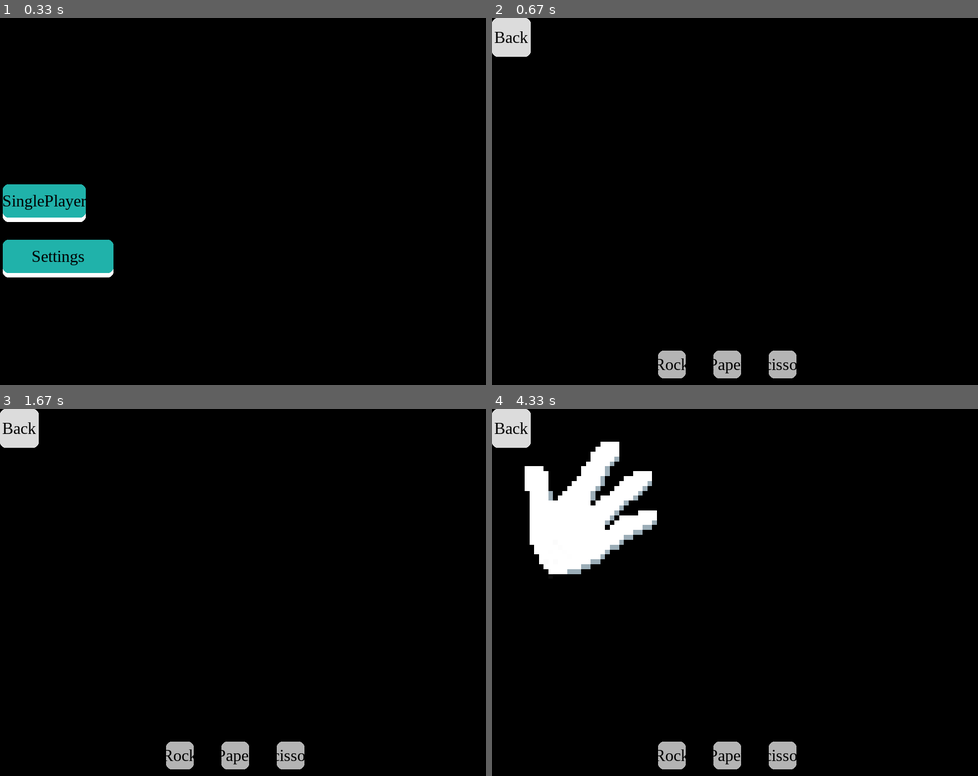
Above: before the commit, frames 1-4 (two rows, left to right).
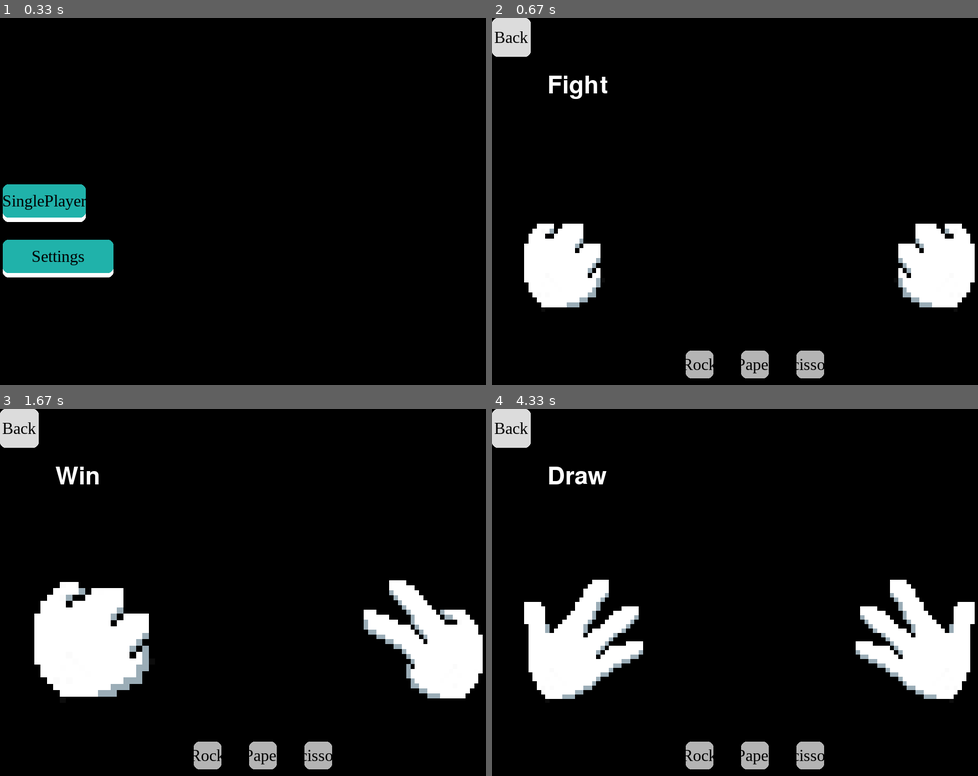
Above: after the commit, the same moments.

Repository: daoduylam2008/RockPaperScissoPygame
Game: pygame game, started from test1.py
Same seed, same stepped clock (60 frames per second), same inputs: the game is played once before the commit and once after it.
Inputs (mouse positions are in pixels of both pictures, inside the frame that each line leads up to):
- Up to frame 1 (0.33 s): no input
- Up to frame 2 (0.67 s): press the mouse at (535, 201) at 0.37 s; move the mouse to (628, 153) at 0.47 s; release the mouse at (720, 106) at 0.6 s
- Up to frame 3 (1.67 s): press the mouse at (208, 753) at 0.7 s; move the mouse to (140, 735) at 0.8 s; release the mouse at (72, 713) at 0.93 s; press the mouse at (19, 427) at 1.03 s; move the mouse to (228, 566) at 1.13 s; release the mouse at (437, 702) at 1.27 s; press the mouse at (43, 592) at 1.37 s; move the mouse to (92, 658) at 1.47 s; release the mouse at (140, 724) at 1.6 s
- Up to frame 4 (4.33 s): click "Paper" at 1.72 s; press the mouse at (511, 427) at 2.03 s; move the mouse to (720, 442) at 2.13 s; release the mouse at (924, 456) at 2.27 s; press the mouse at (535, 592) at 2.37 s; move the mouse to (628, 526) at 2.47 s; release the mouse at (720, 456) at 2.6 s; press the mouse at (511, 427) at 2.7 s; move the mouse to (603, 533) at 2.8 s; release the mouse at (696, 640) at 2.93 s; press the mouse at (535, 592) at 3.03 s; move the mouse to (564, 530) at 3.13 s; release the mouse at (589, 467) at 3.27 s; click "Scissors" at 3.38 s; press the mouse at (807, 753) at 3.7 s; move the mouse to (783, 750) at 3.8 s; release the mouse at (754, 742) at 3.93 s

Frame 1 is identical in both runs. In frame 2, 8.5% of the frame differs, in the area x 6-100%, y 15-99%; in frame 3, 13%; in frame 4, 17%, in the area x 6-100%, y 8-99%.

Commit message:
update gameplay singleplayer

Diff:
--- a/test1.py
+++ b/test1.py
@@ -12,7 +12,9 @@
 import sys
 import uix
 import os
+import random
 #Color
+
 
 # Authorize information, gmail
 __author1__ = "daoduylam2020@gmail.com"  # DAO DUY LAM
@@ -47,9 +49,9 @@
         self.width = width
         self.height = height
 
-        self.button_rock = uix.Button(surface,(300,600,50,50),'Rock',(180,180,180),(120,120,120))
-        self.button_paper = uix.Button(surface,(400,600,50,50),'Paper',(180,180,180),(120,120,120))
-        self.button_scissors = uix.Button(surface,(500,600,50,50),'Scissors',(180,180,180),(120,120,120))
+        self.button_rock = uix.Button(surface,(350,600,50,50),'Rock',(180,180,180),(120,120,120))
+        self.button_paper = uix.Button(surface,(450,600,50,50),'Paper',(180,180,180),(120,120,120))
+        self.button_scissors = uix.Button(surface,(550,600,50,50),'Scissors',(180,180,180),(120,120,120))
         self.button_back = uix.Button(surface,(0,0,70,70),'Back',(220,220,220),(95,95,95))
 
 
@@ -95,8 +97,9 @@
             'Paper': False,
             'Scissors': False
         }
-
-
+        self.playerChoice = ''
+        self.imageBot_choice_list = []
+        self.who_win = ['Fight']
 
 
         # Main widgets which contain all widget on screen but at first it's empty
@@ -118,10 +121,10 @@
         self.singlePlayerView.button_scissors.on_press_action = self.scissors
 
 
-        self.bot = uix.ImageAnimation(self.screen,rect = (50,50,100,100),imageFolder = 'data/scissors_animation/',scale = (256,256))
-
-
-
+        self.imagePlayer = uix.ImageAnimation(self.screen,rect = (50,300,100,100),imageFolder = 'data/scissors_animation/',scale = (230,230),flip = False)
+        self.imageBot = uix.ImageAnimation(self.screen,rect = (650,300,100,100),imageFolder = 'data/scissors_animation/',scale = (230,230),flip = True)
+
+        self.who_will_win = uix.Text(self.screen,(100,100,50,50),size = 64,color = (255,255,255))
 
     def run(self):
 
@@ -137,8 +140,7 @@
 
 
 
-            # Update all widget on screen (GroupWidgets optimize your code by add all widget into a list
-            # Then update itself once
+
 
 
 
@@ -146,22 +148,20 @@
                 self.singlePlayerView.create_widgets()
                 self.singlePlayerView.update(events)
 
-                # if self.gameplay['Rock']:
-                #     self.bot = uix.ImageAnimation(self.screen,rect = (50,50,100,100),imageFolder = 'data/rock_animation/')
-
-
-                # if self.gameplay['Paper']:
-                #     self.bot = uix.ImageAnimation(self.screen,rect = (50,50,100,100),imageFolder = 'data/paper_animation/')
-
-
-                if self.gameplay['Rock'] or self.gameplay['Scissors'] or self.gameplay['Paper']:
-                    self.bot.create()
-                    self.bot.update(events)
-
-
+                self.imagePlayer.create()
+                self.imageBot.create()
+
+
+
+                if any(self.gameplay.values()):
+                    self.imageBot.update(events)
+                    self.imagePlayer.update(events)
+
+                self.who_will_win.create(self.who_win[-1])
             elif self.view['Main Menu']:
                 self.menuView.create_widgets()
                 self.menuView.update(events)
+
 
 
 
@@ -181,18 +181,85 @@
         self.gameplay['Rock'] = True
         self.gameplay['Paper'] = False
         self.gameplay['Scissors'] = False
-        self.bot.imageFolder = 'data/rock_animation/'
+        self.imagePlayer.imageFolder = 'data/rock_animation/'
+        self.playerChoice = 'Rock'
+        self.rpg_clicked()
+        self.who_win = self.who_want_win_rock()
+
     def paper(self):
         self.gameplay['Rock'] = False
         self.gameplay['Paper'] = True
         self.gameplay['Scissors'] = False
-        self.bot.imageFolder = 'data/paper_animation/'
-
+        self.imagePlayer.imageFolder = 'data/paper_animation/'
+        self.playerChoice = 'Paper'
+        self.rpg_clicked()
+
+        self.who_win=self.who_want_win_paper()
     def scissors(self):
         self.gameplay['Rock'] = False
         self.gameplay['Paper'] = False
         self.gameplay['Scissors'] = True
-        self.bot.imageFolder = 'data/scissors_animation/'
+        self.imagePlayer.imageFolder = 'data/scissors_animation/'
+
+        self.playerChoice = 'Scissors'
+
+        self.rpg_clicked()
+
+        self.who_win=self.who_want_win_scissors()
+
+    def rpg_clicked(self):
+        self.imageBot._imageSprite.returnIndex()
+        self.imagePlayer._imageSprite.returnIndex()
+        self.imageBot_choice = random.randint(1,3)
+
+        self.imageBot_choice_list.append(self.imageBot_choice)
+        self.imageBot_choice_list = self.imageBot_choice_list[-1:]
+        self.imagePlayer._imageSprite.returnIndex()
+
+        match self.imageBot_choice_list[-1]:
+            case 1:
+                self.imageBot.imageFolder = 'data/rock_animation/'
+            case 2:
+                self.imageBot.imageFolder = 'data/scissors_animation/'
+            case 3:
+                self.imageBot.imageFolder = 'data/paper_animation/'
+
+
+    def who_want_win_rock(self):
+        if self.imageBot_choice_list[-1] == 1:
+            self.who_win.append('Draw')
+        if self.imageBot_choice_list[-1] == 2:
+            self.who_win.append('Win')
+        if self.imageBot_choice_list[-1] ==3:
+            self.who_win.append('Lose')
+
+        self.who_win = self.who_win[-1:]
+
+        return self.who_win
+
+    def who_want_win_paper(self):
+        if self.imageBot_choice_list[-1] == 1:
+            self.who_win.append('Win')
+        if self.imageBot_choice_list[-1] == 2:
+            self.who_win.append('Lose')
+        if self.imageBot_choice_list[-1] ==3:
+            self.who_win.append('Draw')
+
+        self.who_win = self.who_win[-1:]
+        return self.who_win
+
+    def who_want_win_scissors(self):
+        if self.imageBot_choice_list[-1] == 1:
+            self.who_win.append('Lose')
+        if self.imageBot_choice_list[-1] == 2:
+            self.who_win.append('Draw')
+        if self.imageBot_choice_list[-1] ==3:
+            self.who_win.append('Win')
+
+        self.who_win = self.who_win[-1:]
+        return self.who_win
+
+
 
 
     def close(self):
--- a/uix/__init__.py
+++ b/uix/__init__.py
@@ -48,19 +48,22 @@
                  surface,
                  rect,
                  text="text",
+                 size = 32,
                  color=(0,0,0)
                  ):
         super().__init__(surface, rect)
         self.text = text
         self.color = color
-
-
-    def create(self):
+        self.size = size
+
+    def create(self,text):
+        self.text = text
+        self._txt = self.font()
         self.surface.blit(self._txt, self.rect)
 
-    def font(self, name, size, color):
-        self._font = _pygame.font.Font(name, size)
-        self._txt = self._font.render(self.text, True, color)
+    def font(self):
+        self._font = _pygame.font.Font(None, self.size)
+        self._txt = self._font.render(self.text, True, self.color)
         return self._txt
 
 
@@ -160,6 +163,7 @@
                     if self.rect.collidepoint(mouse_pos):
                         if pygame.mouse.get_pressed()[0]:
                             self.on_press_action()
+
 
 
 
@@ -320,7 +324,7 @@
 
 
 class _SpriteImage(_Sprite):
-    def __init__(self, imageFolder, rect,scale):
+    def __init__(self, imageFolder, rect,scale,flip):
         self.clock = pygame.time.Clock()
 
         super(_SpriteImage, self).__init__()
@@ -329,10 +333,12 @@
         self.images = []
 
         self.scale = scale
+        self.flip = flip
 
         for i in self.imageFolder:
             self.img = pygame.image.load(imageFolder+i)
             self.img = pygame.transform.scale(self.img,self.scale)
+            self.img= pygame.transform.flip(self.img,self.flip,False)
             self.images.append(self.img)
 
         self.index = 0
@@ -345,13 +351,14 @@
     def update(self,imageFolder):
 
 
-        self.clock.tick(5)
+        self.clock.tick(30)
 
         self.images.clear()
         self.imageFolder = os.listdir(imageFolder)
         for i in self.imageFolder:
             self.img = pygame.image.load(imageFolder+i)
             self.img = pygame.transform.scale(self.img,self.scale)
+            self.img = pygame.transform.flip(self.img,self.flip,False)
             self.images.append(self.img)
 
         self.index += 0.2
@@ -359,18 +366,21 @@
         if self.index >= len(self.images):
             self.index = len(self.images) -1
         self.image = self.images[int(self.index)]
+    def returnIndex(self):
+        self.index = 0
 
 
 
 class ImageAnimation(Widget):
-    def __init__(self, surface, rect=None, imageFolder=None,scale = None):
+    def __init__(self, surface, rect=None, imageFolder=None,scale = None,flip = None):
         super().__init__(surface, rect)
 
         if imageFolder is None:
             imageFolder = ''
         self.imageFolder = imageFolder
         self.scale = scale
-        self._imageSprite = _SpriteImage(self.imageFolder, self.rect,scale = self.scale)
+        self.flip = flip
+        self._imageSprite = _SpriteImage(self.imageFolder, self.rect,scale = self.scale,flip = self.flip)
         self._groupSprite = pygame.sprite.Group(self._imageSprite)
 
     def update(self, events):
